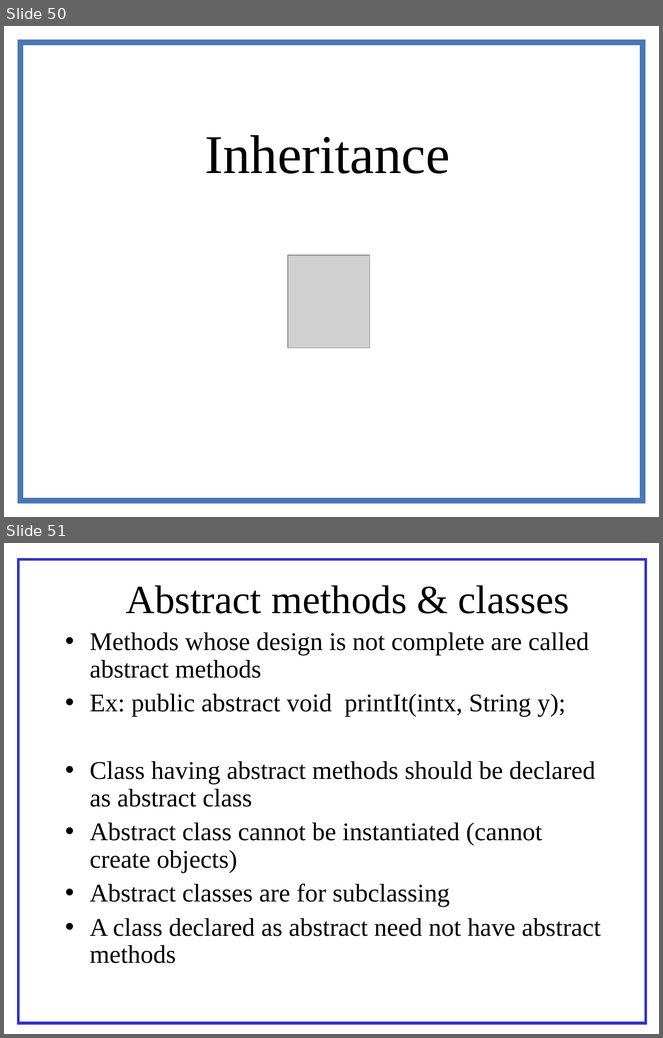
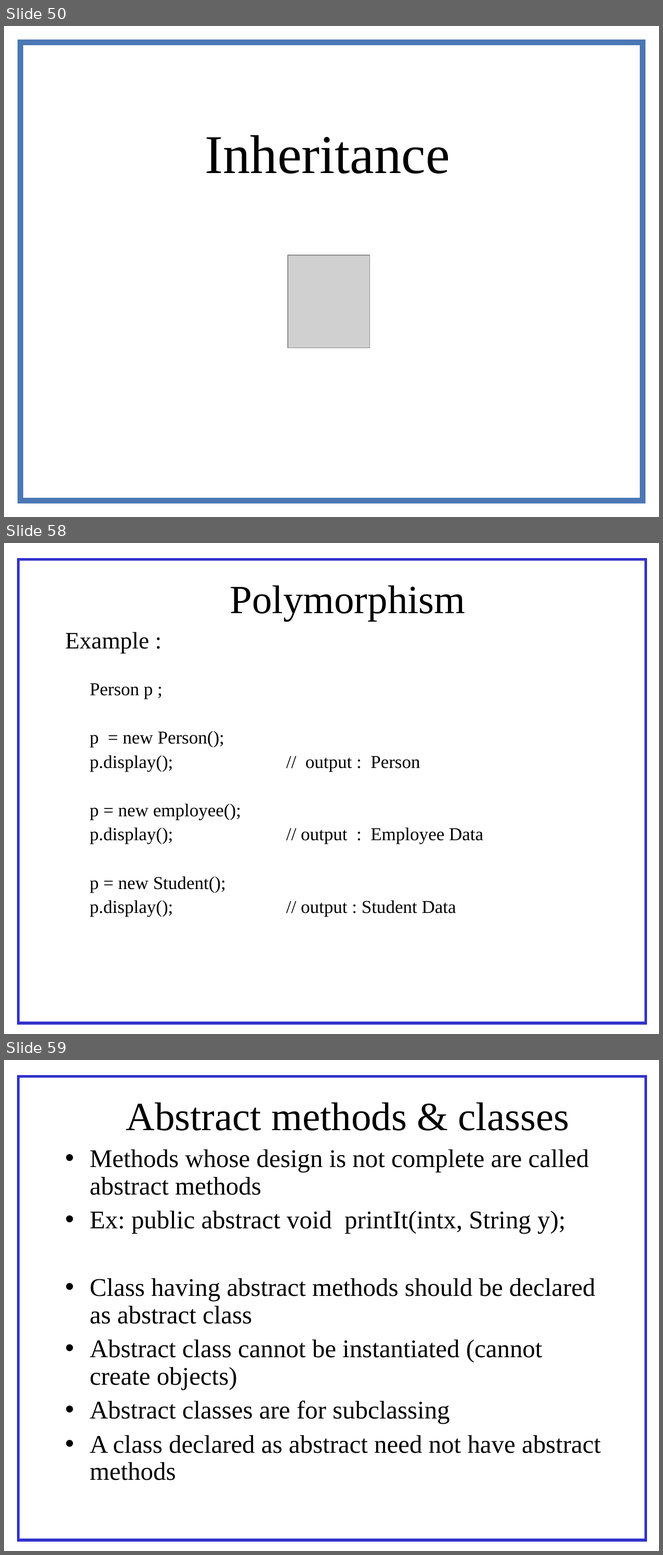
Before and after one commit to AvinashDhulipudi/hsbc, a slide deck: Java.ppt. Shown one above the other, each under a label of ours: slides 50 and 51 before the commit, slides 50, 58 and 59 after it; the slides between them are not shown. The pictures are 663x1038 and 663x1555 pixels, drawn with LibreOffice and Linux fonts; fonts in the diff are those of the drawing; grey boxes stand for pictures. Boxes give left, top, right and bottom in pixels: in the first picture for what was removed or moved away, otherwise in the second. Text is boxed around its words. In the diff, an @@ line names an element or a change of style, - is before the commit and + after.

```diff
--- a/Java.ppt
+++ b/Java.ppt
@@ slide 58 added at <box>4,543,659,1034</box>, background #FFFFFF @@
@@ rectangle added at <box>19,560,646,1023</box>, fill #FFFFFF, outline #3333CC 3 pt @@
@@ title added at <box>230,585,466,621</box>, 44 pt, text #000000 @@
+Polymorphism
@@ text added at <box>65,632,483,917</box>, 20 pt, text #000000 @@
+Example :
+Person p ;
+p = new Person();
+p.display(); // output : Person
+p = new employee();
+p.display(); // output : Employee Data
+p = new Student();
+p.display(); // output : Student Data
@@ what was slide 51 is now slide 59 @@
```
Also in this commit, not shown: 1 slide changed, 7 other slides added.
